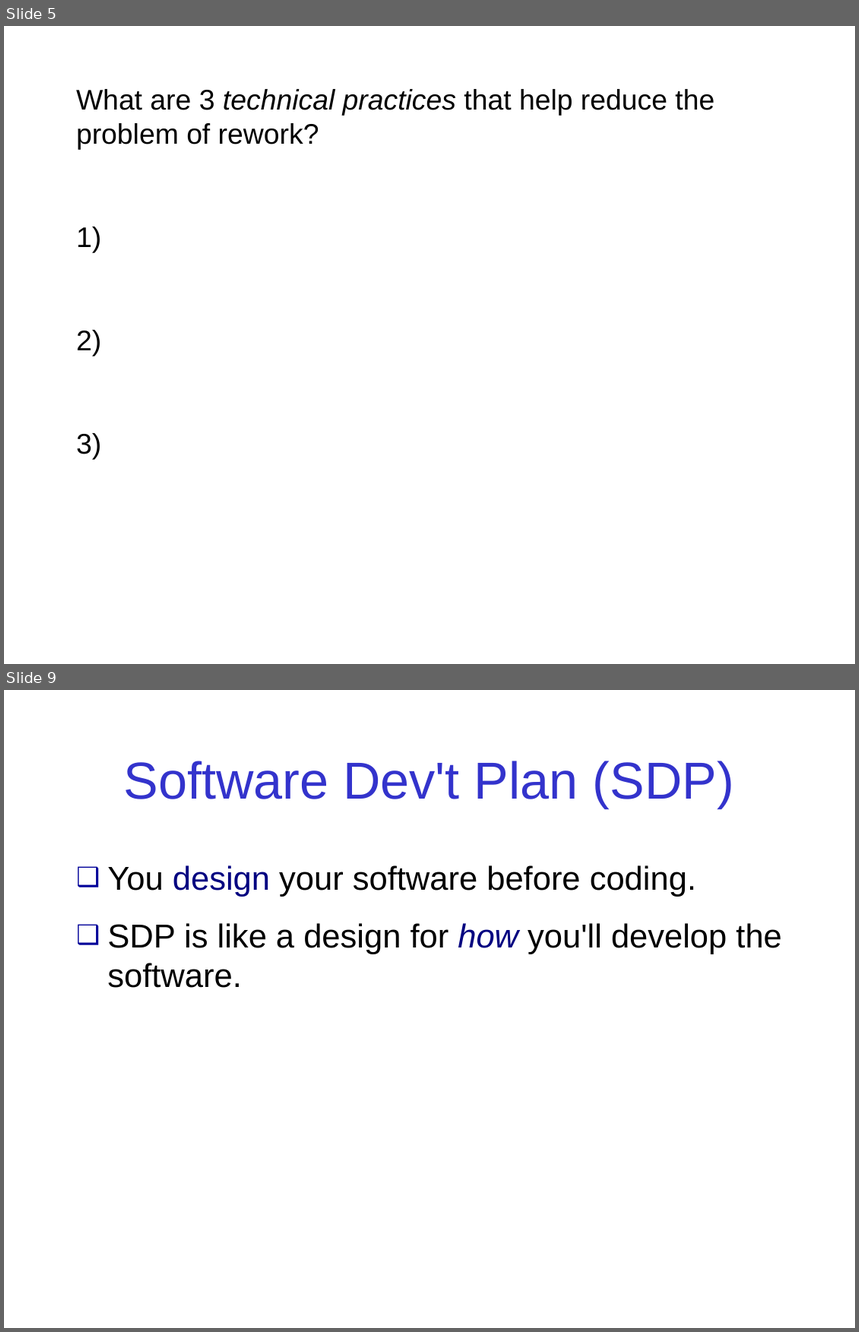
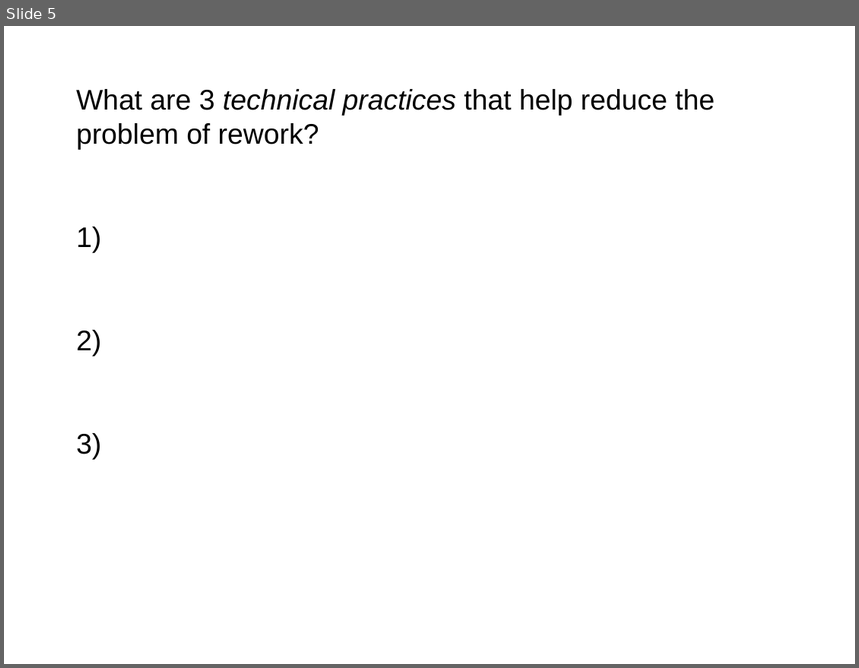
Before and after one commit to jbrucker/SoftwareProcess, a slide deck: week2/1-Review-Questions.ppt. Shown one above the other, each under a label of ours: slides 5 and 9 before the commit, slide 5 after it; the slides between them are not shown. The pictures are 859x1332 and 859x668 pixels, drawn with LibreOffice and Linux fonts; fonts in the diff are those of the drawing. Boxes give left, top, right and bottom in pixels: in the first picture for what was removed or moved away, otherwise in the second. Text is boxed around its words. In the diff, an @@ line names an element or a change of style, - is before the commit and + after.

```diff
--- a/week2/1-Review-Questions.ppt
+++ b/week2/1-Review-Questions.ppt
@@ slide 9 removed at (x1=4, y1=690, x2=855, y2=1328), background #FFFFFF @@
@@ title removed at (x1=124, y1=761, x2=734, y2=809) @@
-Software Dev't Plan (SDP)
@@ text removed at (x1=107, y1=866, x2=781, y2=988) @@
-❑ You design your software before coding.
-❑ SDP is like a design for how you'll develop the software.
```
Also in this commit, not shown: 1 slide changed, 5 slides added, 7 other slides removed, 3 other files.
